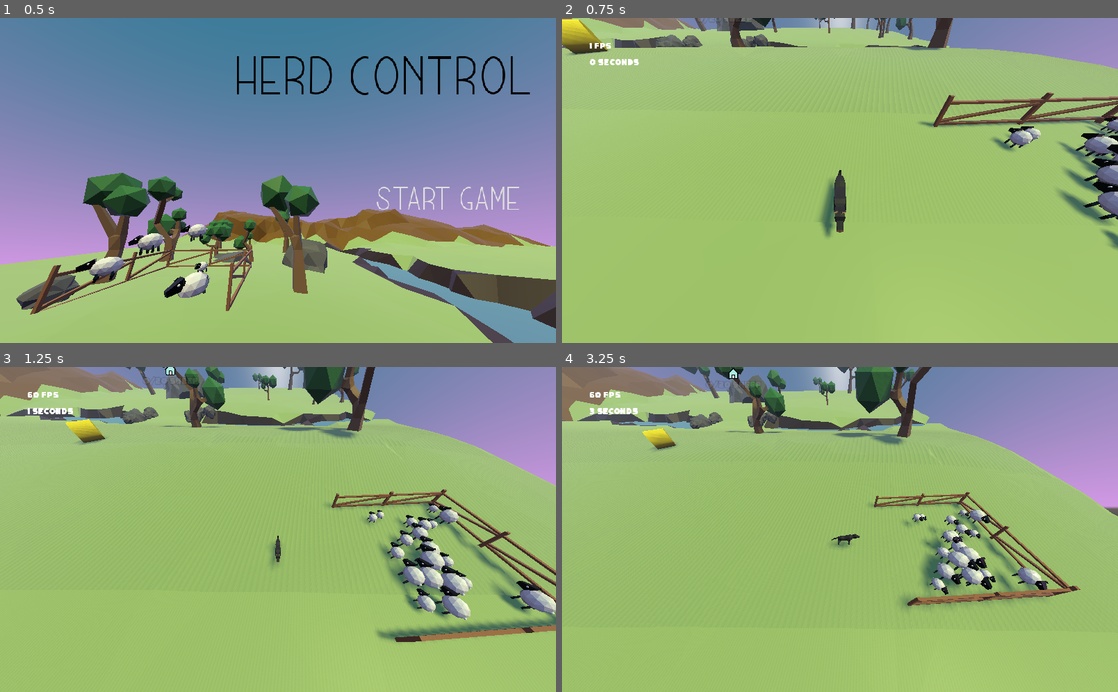
Above: before the commit, frames 1-4 (two rows, left to right).
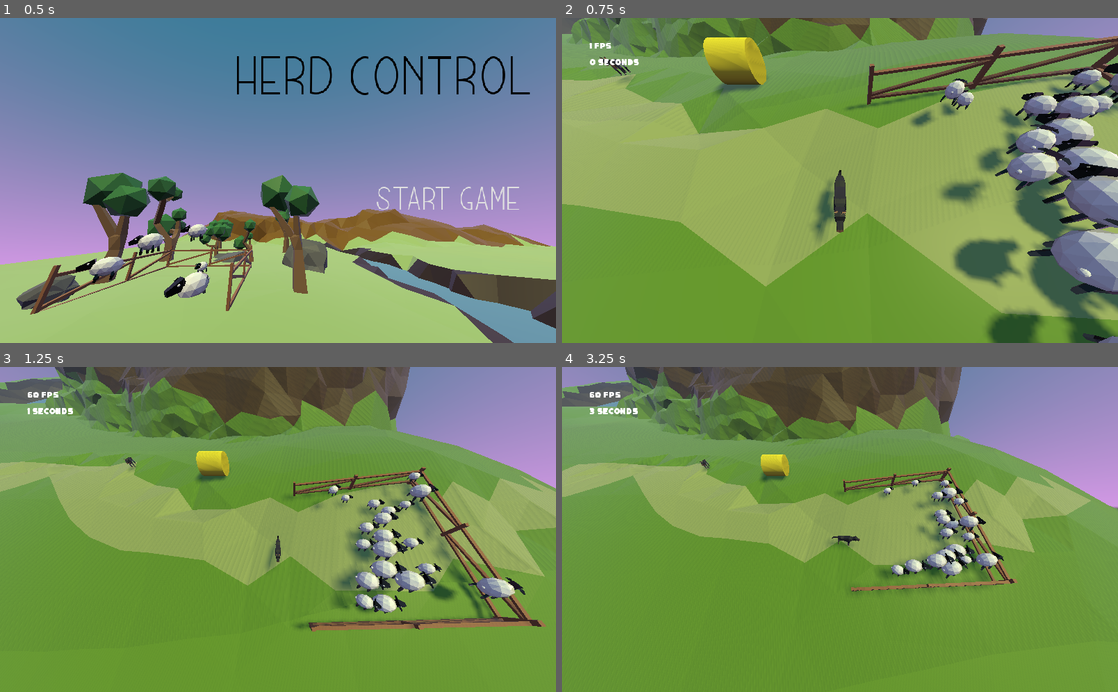
Above: after the commit, the same moments.

Repository: panic-fennecs/ideal-garbanzo
Game: Godot game, scene res://StartScreen.tscn
Two runs of this game, one before a commit and one after it. Both use one fixed random seed, a clock stepped at 60 frames per second and the inputs below. Sound files missing from this copy of the repository are replaced by a short silence.
Inputs (mouse positions are in pixels of both pictures, inside the frame that each line leads up to):
- Up to frame 1 (0.5 s): no input
- Up to frame 2 (0.75 s): click "Start Game" at 0.5 s
- Up to frame 3 (1.25 s): no input
- Up to frame 4 (3.25 s): tap Enter at 1.25 s; move the mouse to (962, 513) at 1.27 s; click (962, 513) at 1.42 s; drag from (728, 545) to (812, 594) at 2.02 s; move the mouse to (895, 458) at 2.77 s; click (895, 458) at 2.92 s

Frame 1 is identical in both runs. In frame 2, 74% of the frame differs, in the area x 0-100%, y 0-100%; in frame 3, 81%; in frame 4, 81%.

Commit message:
add water to level 2

Diff:
--- a/Level2.tscn
+++ b/Level2.tscn
@@ -7,6 +7,9 @@
 [ext_resource path="res://Hay.tscn" type="PackedScene" id=5]
 [ext_resource path="res://Level2.gd" type="Script" id=6]
 [ext_resource path="res://Wolf.tscn" type="PackedScene" id=7]
+[ext_resource path="res://WaterMaterial.tres" type="Material" id=8]
+
+[sub_resource type="PlaneMesh" id=7]
 
 [sub_resource type="BoxShape" id=1]
 
@@ -33,9 +36,39 @@
 transform = Transform( 250, 0, 0, 0, 250, 0, 0, 0, 250, 0, 0, 0 )
 script = ExtResource( 1 )
 
+[node name="MeshInstance" type="MeshInstance" parent="."]
+transform = Transform( 23.6877, 0.291834, -26.9899, -11.0774, 0.928549, -1.90548, 14.7032, 0.229411, 42.0466, -71.5674, 13.1508, 55.4969 )
+mesh = SubResource( 7 )
+material/0 = ExtResource( 8 )
+
+[node name="MeshInstance3" type="MeshInstance" parent="."]
+transform = Transform( 6.38347, -0.258281, -46.5858, 8.5085, 0.925992, -8.1712, 22.6243, -0.275371, 16.2173, -157.224, 7.13532, 112.784 )
+mesh = SubResource( 7 )
+material/0 = ExtResource( 8 )
+
+[node name="MeshInstance4" type="MeshInstance" parent="."]
+transform = Transform( -1.56502, 0.134513, -19.7563, 4.89943, 0.96307, 2.23474, 19.3273, -0.233243, -2.16626, -221.624, -2.32965, 129.05 )
+mesh = SubResource( 7 )
+material/0 = ExtResource( 8 )
+
+[node name="MeshInstance6" type="MeshInstance" parent="."]
+transform = Transform( -3.09052, -0.189991, -19.391, 4.11125, 0.953678, -4.39286, 19.3273, -0.233243, -2.16626, -208.419, -2.32965, 125.224 )
+mesh = SubResource( 7 )
+material/0 = ExtResource( 8 )
+
+[node name="MeshInstance5" type="MeshInstance" parent="."]
+transform = Transform( 14.7038, -0.206057, -12.9156, 0.173857, 0.955465, -5.8995, 13.5561, 0.211249, 14.0848, -122.108, 12.9695, 102.757 )
+mesh = SubResource( 7 )
+material/0 = ExtResource( 8 )
+
+[node name="MeshInstance2" type="MeshInstance" parent="."]
+transform = Transform( 7.66217, 0.0489136, -48.2798, -4.5914, 0.988173, 0.478776, 28.6393, 0.145335, 12.9935, -48.4265, 18.3748, 35.2198 )
+mesh = SubResource( 7 )
+material/0 = ExtResource( 8 )
+
 [node name="StartZone" parent="." instance=ExtResource( 3 )]
 transform = Transform( 0.0425054, -0.105974, -0.99346, -0.230269, 0.966549, -0.112955, 0.972198, 0.233564, 0.0166811, 141.76, 21.1724, 213.615 )
-sheep_count = 5
+sheep_count = 20
 
 [node name="EndZone" parent="." instance=ExtResource( 4 )]
 transform = Transform( 0.0111934, -0.242007, -0.970209, -0.049527, 0.968946, -0.242262, 0.998711, 0.0507633, -0.00114008, 34.6639, 56.4763, -139.842 )
@@ -43,7 +76,7 @@
 [node name="Spawn" type="Position3D" parent="."]
 transform = Transform( 1, 0, 0, 0, 1, 0, 0, 0, 1, 125.675, 19.4763, 214.706 )
 
-[node name="Hay2" parent="." instance=ExtResource( 5 )]
+[node name="Hay" parent="." instance=ExtResource( 5 )]
 transform = Transform( 1, 0, 0, 0, 1, 0, 0, 0, 1, 108.833, 24.2546, 190.891 )
 
 [node name="Wolf" parent="." instance=ExtResource( 7 )]
--- a/Main.gd
+++ b/Main.gd
@@ -1,6 +1,6 @@
 extends Spatial
 
-onready var Level1 = preload("res://Level1.tscn")
+onready var Level1 = preload("res://Level2.tscn")
 
 var sheep = []
 
--- a/Time.gd
+++ b/Time.gd
@@ -9,5 +9,11 @@
 	return OS.get_unix_time() - start_time
 
 func _process(delta):
-	$ElapsedTimeLabel.text = String(elapsed_time()) + " seconds"
+	var seconds = elapsed_time()
+	var minutes = floor(seconds / 60)
+	seconds = seconds % 60
+	if minutes > 0:
+		$ElapsedTimeLabel.text = String(minutes) + " minutes   " + String(seconds) + " seconds"
+	else:
+		$ElapsedTimeLabel.text = String(seconds) + " seconds"
 	$FpsLabel.text = String(Performance.get_monitor(Performance.TIME_FPS)) + " fps"
Not shown: 1 places in Level2.tscn that only renumber resources
Not shown: 3 places in Time.tscn that only renumber resources
